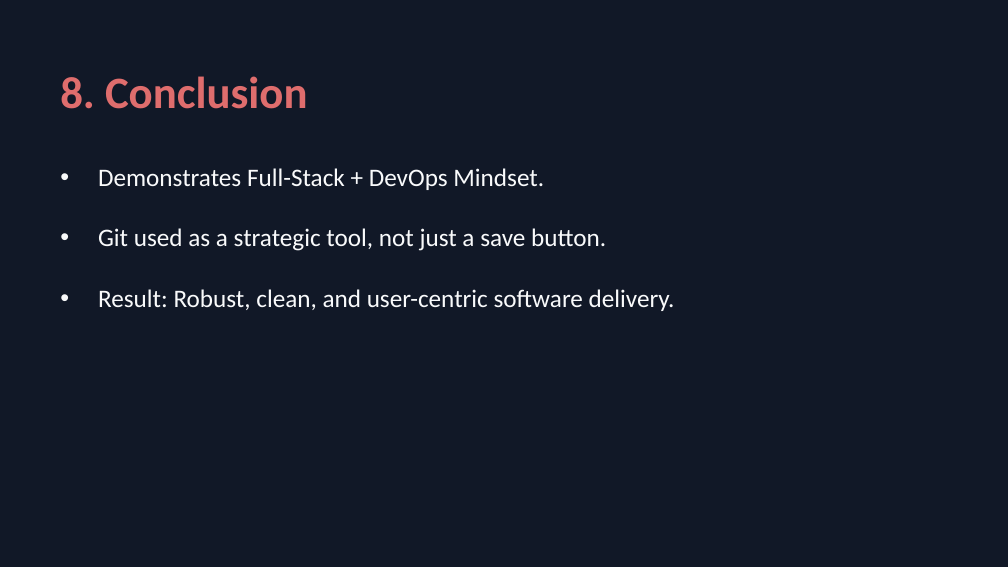
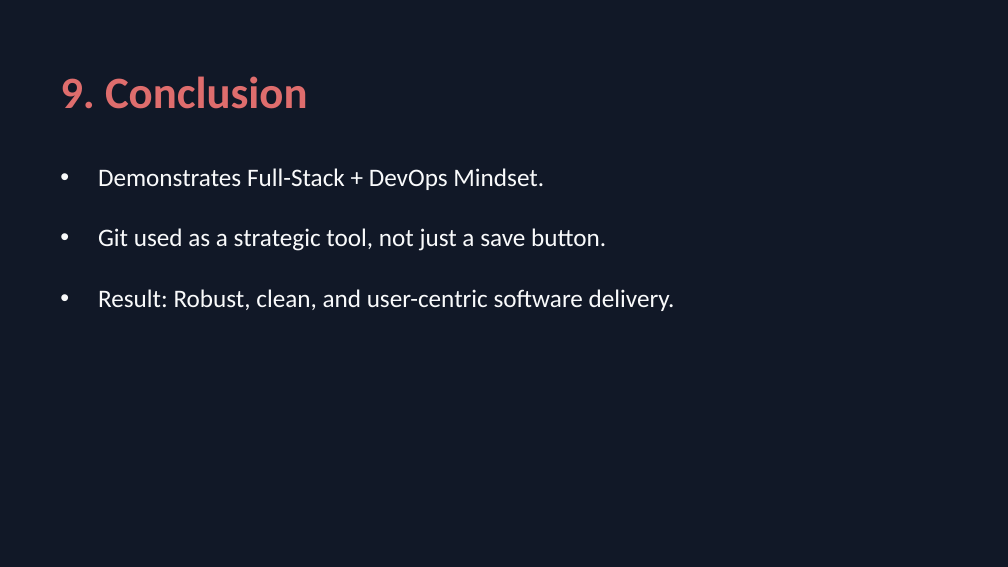
Before and after one commit to AyushAgrawal2004/CircleUp, a slide deck: slide 14 of CircleUp_Presentation.pptx (slide 13 before the commit). Drawn at 1008x567 pixels with LibreOffice and Linux fonts; fonts in the diff are those of the drawing. Boxes give left, top, right and bottom in pixels: in the first picture for what was removed or moved away, otherwise in the second. Text is boxed around its words. In the diff, an @@ line names an element or a change of style, - is before the commit and + after.

```diff
--- a/CircleUp_Presentation.pptx
+++ b/CircleUp_Presentation.pptx
@@ text at [60, 76, 308, 109]: text changed @@
-8. Conclusion
+9. Conclusion
```
Also in this commit, not shown: 9 other slides changed, 1 slide added, 3 other files.
